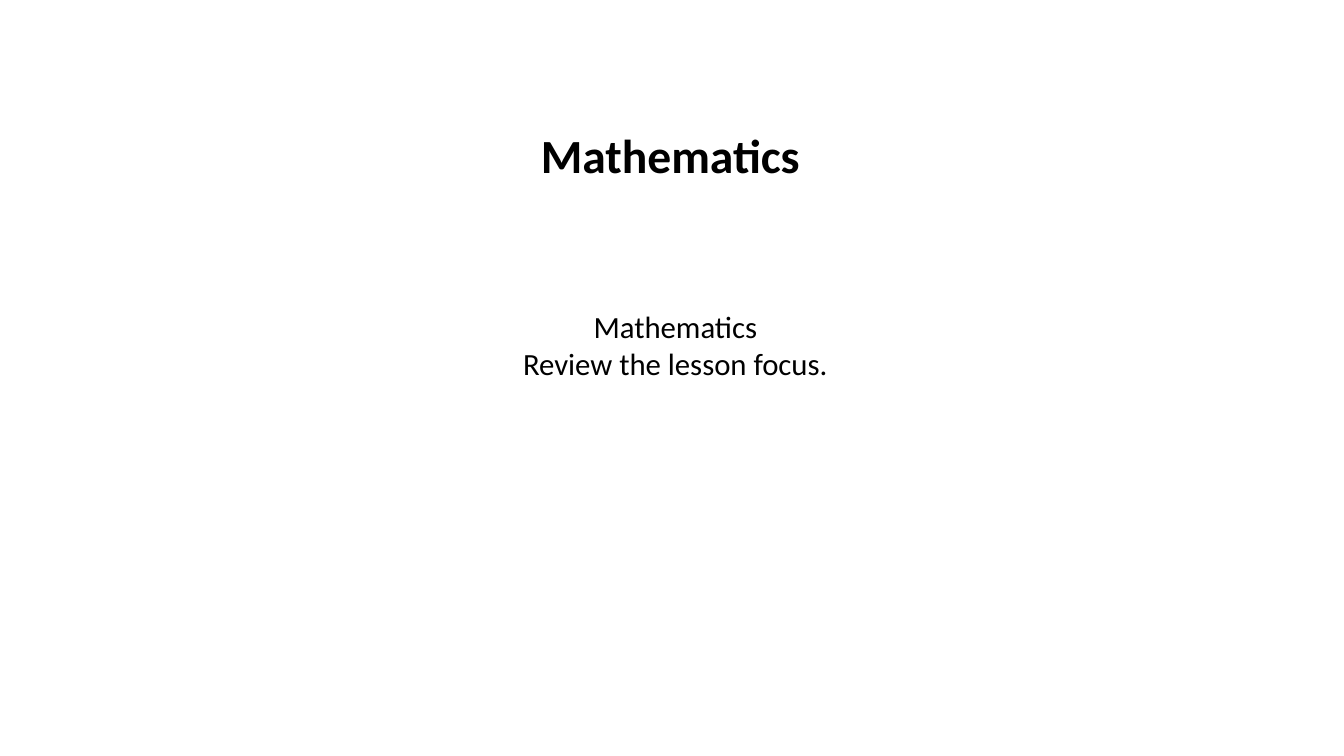
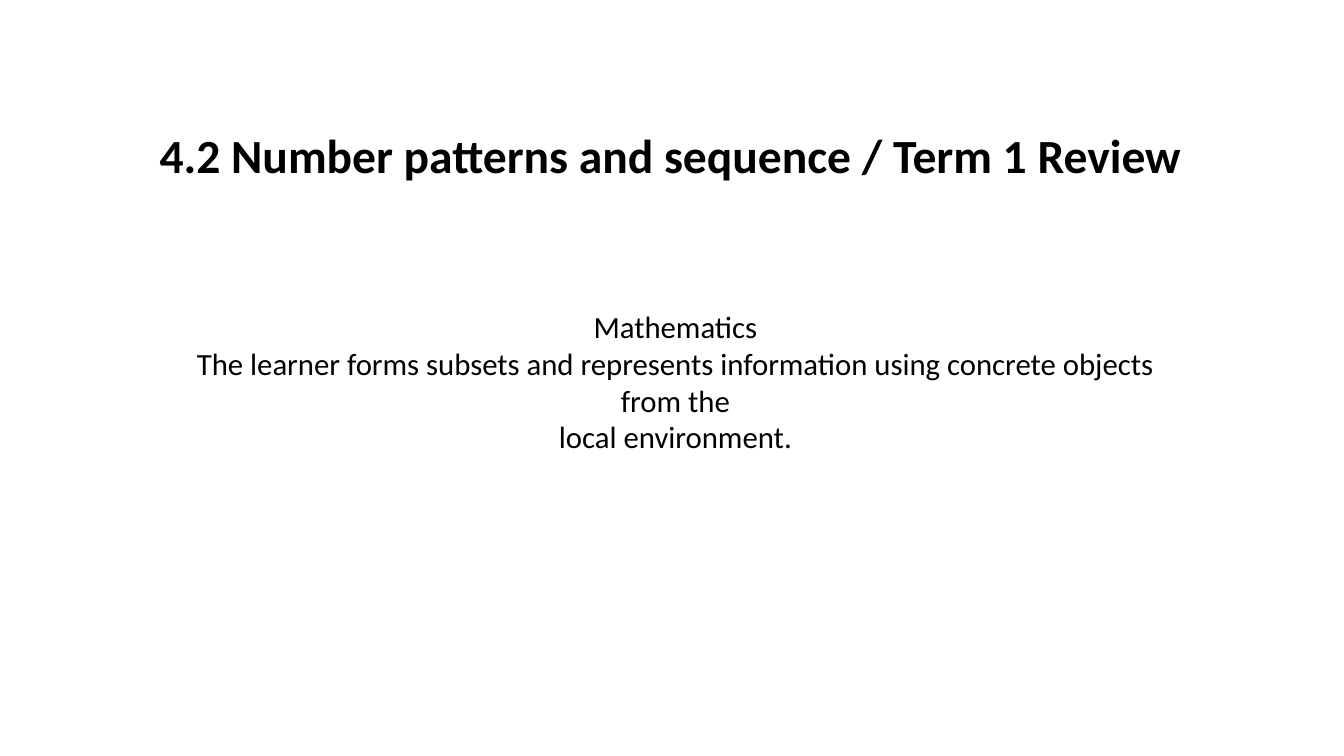
Before and after one commit to yousunjung84-edu/uganda-p7-mvp-20260629, a slide deck: slide 1 of uganda-p7-mvp/p7_t1_mathematics_1205/p7_t1_mathematics_1205.pptx. Drawn at 1344x756 pixels with LibreOffice and Linux fonts; fonts in the diff are those of the drawing. Boxes give left, top, right and bottom in pixels: in the first picture for what was removed or moved away, otherwise in the second. Text is boxed around its words. In the diff, an @@ line names an element or a change of style, - is before the commit and + after.

```diff
--- a/uganda-p7-mvp/p7_t1_mathematics_1205/p7_t1_mathematics_1205.pptx
+++ b/uganda-p7-mvp/p7_t1_mathematics_1205/p7_t1_mathematics_1205.pptx
@@ text at box(160, 139, 1181, 181): text changed @@
-Mathematics
+4.2 Number patterns and sequence / Term 1 Review
@@ text at box(197, 353, 1153, 449): text changed @@
-Review the lesson focus.
+The learner forms subsets and represents information using concrete objects from the
+local environment.
```
Also in this commit, not shown: 7 slides added, 42 other files.
